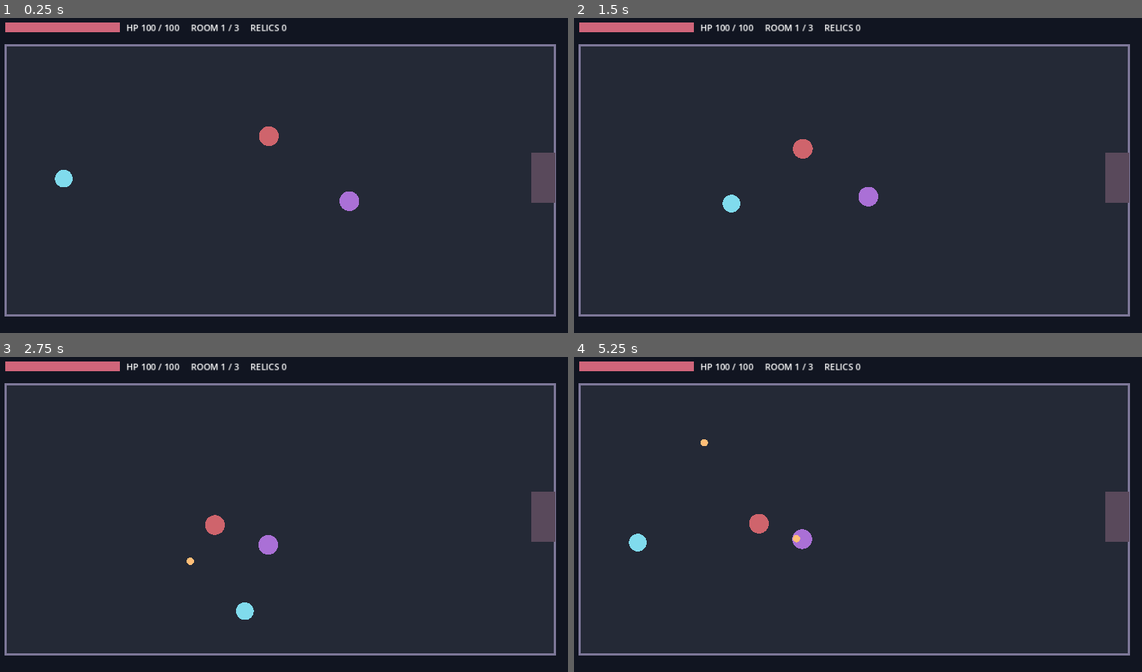
Above: before the commit, frames 1-4 (two rows, left to right).
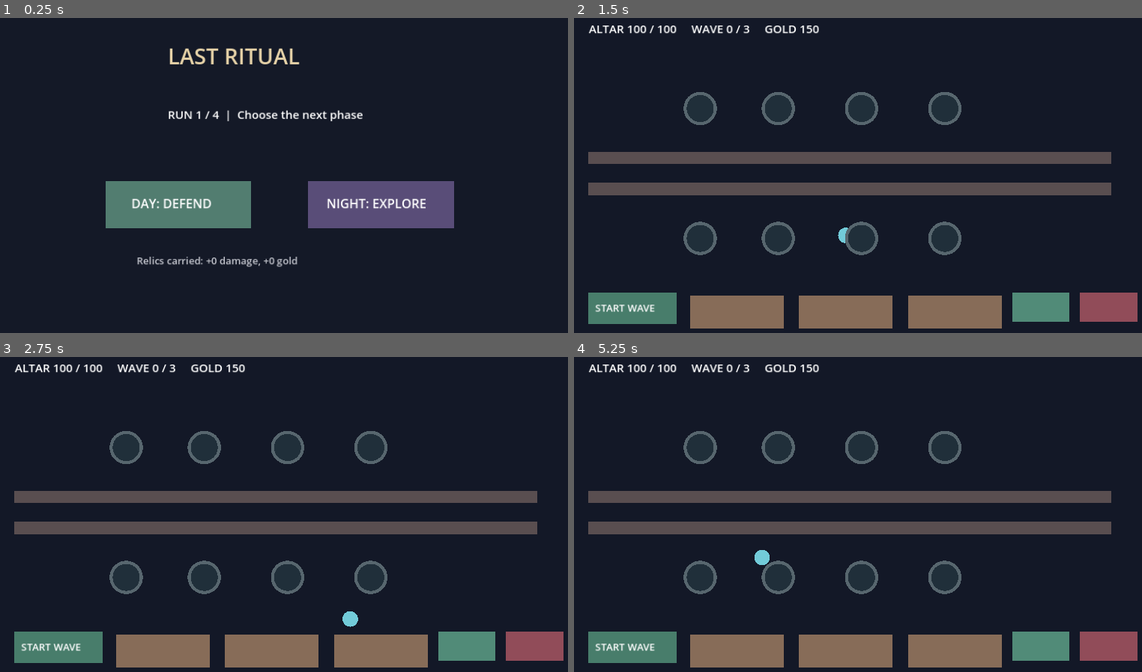
Above: after the commit, the same moments.

Repository: DoctorStrangeSH/Last-Ritual
Game: Godot game, scene res://scenes/run_loop.tscn
Same seed, same stepped clock (60 frames per second), same inputs: the game is played once before the commit and once after it. Before the commit the project starts from res://scenes/topdown_night_prototype.tscn.
Inputs (mouse positions are in pixels of both pictures, inside the frame that each line leads up to):
- Up to frame 1 (0.25 s): no input
- Up to frame 2 (1.5 s): tap Enter at 0.5 s; move the mouse to (988, 159) at 0.52 s; hold Right (ui_right) 0.53-1.28 s; tap R at 0.6, 1.35 s; click (988, 159) at 0.67 s; move the mouse to (733, 194) at 1.27 s; hold Down (ui_down) from 1.28 s (still down); click (733, 194) at 1.42 s
- Up to frame 3 (2.75 s): move the mouse to (340, 442) at 2.02 s; release Down (ui_down) at 2.03 s; hold Right (ui_right) from 2.03 s (still down); tap R at 2.1 s; click (340, 442) at 2.17 s
- Up to frame 4 (5.25 s): move the mouse to (823, 583) at 2.77 s; release Right (ui_right) at 2.78 s; hold Up (ui_up) 2.78-3.53 s; tap R every 0.75 s from 2.85 to 5.1 s; click (823, 583) at 2.92 s; move the mouse to (1034, 568) at 3.52 s; hold Left (ui_left) 3.53-5.03 s; click (1034, 568) at 3.67 s; move the mouse to (676, 467) at 4.27 s; click (676, 467) at 4.42 s; move the mouse to (886, 517) at 5.02 s; hold Down (ui_down) from 5.03 s (still down); click (886, 517) at 5.17 s

The runs differ from the first frame. In frame 1, 13% of the frame differs, in the area x 0-98%, y 1-95%; in frame 2, 21%; in frame 3, 21%, in the area x 0-100%, y 1-99%; in frame 4, 21%.

Commit message:
V3: единый цикл день/ночь и перенос реликвий (#68)
* feat(v3): add day-night run coordinator and run relic rewards

* feat(v3): add day-night run coordinator and run relic rewards

* feat(v3): launch game through unified day-night run loop

* test(v3): verify unified phases and cross-phase relic persistence

* docs: mark completed TD milestones and track first day-night integration

* fix(v3): correct run loop scene newline formatting

* docs(v3): record CI-discovered scene format issue and fix

Diff:
--- a/project.godot
+++ b/project.godot
@@ -2,7 +2,7 @@
 
 [application]
 config/name="Last Ritual 2.0 — Top Down"
-run/main_scene="res://scenes/topdown_night_prototype.tscn"
+run/main_scene="res://scenes/run_loop.tscn"
 config/features=PackedStringArray("4.2", "GL Compatibility")
 
 [display]
--- /dev/null
+++ b/scenes/run_loop.tscn
@@ -0,0 +1,6 @@
+[gd_scene load_steps=2 format=3]
+
+[ext_resource type="Script" path="res://scripts/run_loop.gd" id="1_run"]
+
+[node name="RunLoop" type="Node2D"]
+script = ExtResource("1_run")
--- /dev/null
+++ b/scripts/run_loop.gd
@@ -0,0 +1,134 @@
+extends Node2D
+## First playable day/night run coordinator. Run-only upgrades persist between phases.
+const NIGHT_SCENE: PackedScene = preload("res://scenes/topdown_night_prototype.tscn")
+const TD_SCENE: PackedScene = preload("res://scenes/topdown_td_prototype.tscn")
+var phase := "hub" # hub, day, night, reward, victory, defeat
+var phase_count := 0
+var completed_phases := 0
+var run_damage_bonus := 0
+var run_speed_bonus := 0.0
+var run_gold_bonus := 0
+var active_game: Node2D
+var last_phase := "day"
+const DAY_BUTTON := Rect2(240, 330, 280, 90)
+const NIGHT_BUTTON := Rect2(630, 330, 280, 90)
+const REWARD_BUTTONS := [Rect2(170, 370, 250, 100), Rect2(450, 370, 250, 100), Rect2(730, 370, 250, 100)]
+
+func _ready() -> void:
+    queue_redraw()
+
+func start_phase(kind: String) -> bool:
+    if kind != "day" and kind != "night":
+        return false
+    if active_game != null:
+        active_game.queue_free()
+    last_phase = kind
+    active_game = TD_SCENE.instantiate() if kind == "day" else NIGHT_SCENE.instantiate()
+    add_child(active_game)
+    if kind == "day":
+        active_game.coins += run_gold_bonus
+    else:
+        active_game.attack_damage += run_damage_bonus
+        active_game.attack_speed_multiplier += run_speed_bonus
+    phase = kind
+    queue_redraw()
+    return true
+
+func finish_phase(won: bool) -> void:
+    if active_game != null:
+        active_game.queue_free()
+        active_game = null
+    if not won:
+        phase = "defeat"
+    else:
+        completed_phases += 1
+        phase_count += 1
+        phase = "victory" if phase_count >= 4 else "reward"
+    queue_redraw()
+
+func choose_run_reward(kind: String) -> bool:
+    if phase != "reward":
+        return false
+    match kind:
+        "bone":
+            run_damage_bonus += 1
+        "ember":
+            run_speed_bonus += 0.25
+        "gold":
+            run_gold_bonus += 30
+        _:
+            return false
+    phase = "hub"
+    queue_redraw()
+    return true
+
+func _process(_delta: float) -> void:
+    if active_game == null:
+        return
+    if phase == "day":
+        if active_game.defense_state == "won":
+            finish_phase(true)
+        elif active_game.defense_state == "lost":
+            finish_phase(false)
+    elif phase == "night":
+        if active_game.run_state == "won":
+            finish_phase(true)
+        elif active_game.run_state == "lost":
+            finish_phase(false)
+
+func _input(event: InputEvent) -> void:
+    if not (event is InputEventMouseButton and event.pressed and event.button_index == MOUSE_BUTTON_LEFT):
+        return
+    var point: Vector2 = event.position
+    if phase == "hub":
+        if DAY_BUTTON.has_point(point):
+            start_phase("day")
+            get_viewport().set_input_as_handled()
+        elif NIGHT_BUTTON.has_point(point):
+            start_phase("night")
+            get_viewport().set_input_as_handled()
+    elif phase == "reward":
+        for i in range(REWARD_BUTTONS.size()):
+            if REWARD_BUTTONS[i].has_point(point):
+                choose_run_reward(["bone", "ember", "gold"][i])
+                get_viewport().set_input_as_handled()
+                return
+    elif phase == "defeat" or phase == "victory":
+        if Rect2(430, 480, 290, 70).has_point(point):
+            reset_run()
+            get_viewport().set_input_as_handled()
+
+func reset_run() -> void:
+    if active_game != null:
+        active_game.queue_free()
+        active_game = null
+    phase = "hub"
+    phase_count = 0
+    completed_phases = 0
+    run_damage_bonus = 0
+    run_speed_bonus = 0.0
+    run_gold_bonus = 0
+    queue_redraw()
+
+func _draw() -> void:
+    draw_rect(Rect2(0, 0, 1152, 648), Color("#141927"))
+    draw_string(ThemeDB.fallback_font, Vector2(360, 105), "LAST RITUAL", HORIZONTAL_ALIGNMENT_LEFT, -1, 42, Color("#e7d3a8"))
+    match phase:
+        "hub":
+            draw_string(ThemeDB.fallback_font, Vector2(360, 210), "RUN %d / 4  |  Choose the next phase" % (phase_count + 1), HORIZONTAL_ALIGNMENT_LEFT, -1, 22, Color.WHITE)
+            draw_rect(DAY_BUTTON, Color("#527d70"))
+            draw_rect(NIGHT_BUTTON, Color("#594d78"))
+            draw_string(ThemeDB.fallback_font, Vector2(290, 382), "DAY: DEFEND", HORIZONTAL_ALIGNMENT_LEFT, -1, 24, Color.WHITE)
+            draw_string(ThemeDB.fallback_font, Vector2(665, 382), "NIGHT: EXPLORE", HORIZONTAL_ALIGNMENT_LEFT, -1, 24, Color.WHITE)
+            draw_string(ThemeDB.fallback_font, Vector2(300, 490), "Relics carried: +%d damage, +%d gold" % [run_damage_bonus, run_gold_bonus], HORIZONTAL_ALIGNMENT_LEFT, -1, 19, Color("#c7c9d1"))
+        "reward":
+            draw_string(ThemeDB.fallback_font, Vector2(410, 235), "CHOOSE A RUN RELIC", HORIZONTAL_ALIGNMENT_LEFT, -1, 26, Color.WHITE)
+            var names := ["BONE: +1 DAMAGE", "EMBER: +25% SPEED", "GOLD: +30 START GOLD"]
+            for i in range(REWARD_BUTTONS.size()):
+                draw_rect(REWARD_BUTTONS[i], [Color("#526d9b"), Color("#a16a36"), Color("#927447")][i])
+                draw_string(ThemeDB.fallback_font, REWARD_BUTTONS[i].position + Vector2(12, 55), names[i], HORIZONTAL_ALIGNMENT_LEFT, -1, 17, Color.WHITE)
+        "defeat", "victory":
+            draw_string(ThemeDB.fallback_font, Vector2(400, 260), "RUN COMPLETE" if phase == "victory" else "RUN ENDED", HORIZONTAL_ALIGNMENT_LEFT, -1, 32, Color.WHITE)
+            draw_string(ThemeDB.fallback_font, Vector2(400, 320), "Phases survived: %d / 4" % completed_phases, HORIZONTAL_ALIGNMENT_LEFT, -1, 22, Color("#c7c9d1"))
+            draw_rect(Rect2(430, 480, 290, 70), Color("#527d70"))
+            draw_string(ThemeDB.fallback_font, Vector2(485, 523), "START NEW RUN", HORIZONTAL_ALIGNMENT_LEFT, -1, 22, Color.WHITE)
--- a/tests/topdown_smoke.gd
+++ b/tests/topdown_smoke.gd
@@ -82,6 +82,23 @@
         td.restart_defense()
         check(td.defense_state == "playing" and td.altar_hp == 100 and td.enemies.is_empty(), "TD restart after defeat succeeds")
         td.queue_free()
+    var run_scene := load("res://scenes/run_loop.tscn") as PackedScene
+    check(run_scene != null, "Unified day-night run scene loads")
+    if run_scene != null:
+        var run = run_scene.instantiate()
+        root.add_child(run)
+        check(run.phase == "hub", "Run starts at phase selection hub")
+        check(run.start_phase("day") and run.phase == "day", "Run can start day defense")
+        run.finish_phase(true)
+        check(run.phase == "reward" and run.completed_phases == 1, "Winning a phase grants run reward")
+        check(run.choose_run_reward("bone") and run.run_damage_bonus == 1, "Run relic persists damage bonus")
+        check(run.start_phase("night") and run.phase == "night", "Run can transition to night")
+        check(run.active_game.attack_damage >= 2, "Night inherits run damage relic")
+        run.finish_phase(false)
+        check(run.phase == "defeat", "Losing a phase ends run")
+        run.reset_run()
+        check(run.phase == "hub" and run.phase_count == 0 and run.run_damage_bonus == 0, "New run resets run-only relics")
+        run.queue_free()
     var packed := load("res://scenes/topdown_night_prototype.tscn") as PackedScene
     check(packed != null, "Top-down entry scene loads")
     if packed == null:
Not shown, changed: docs/ROADMAP.md
